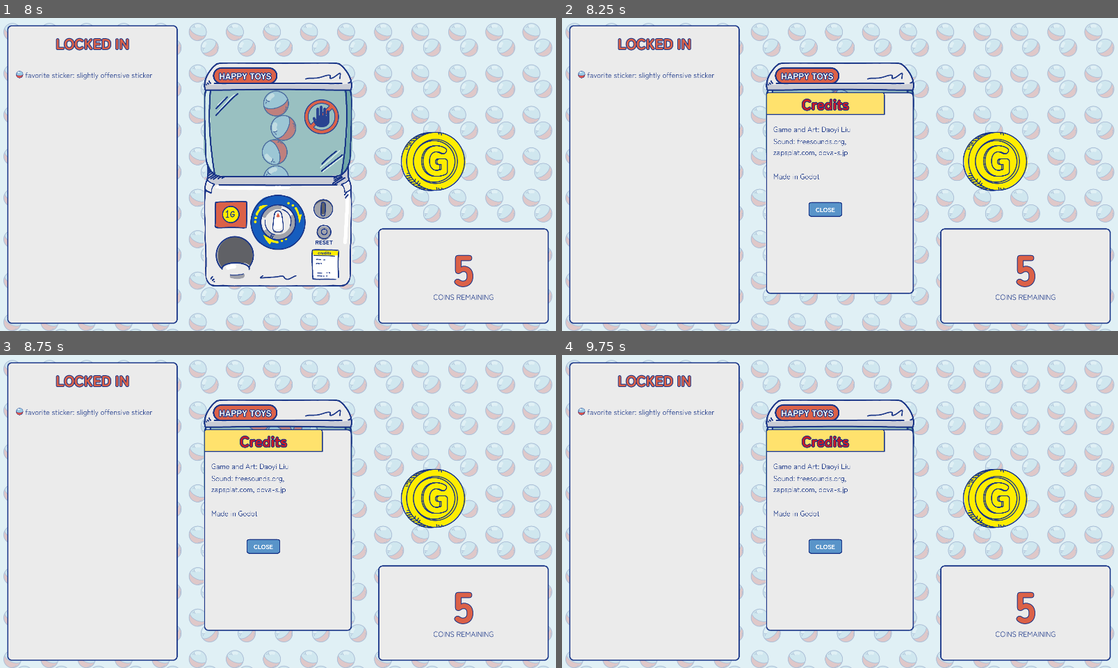
Above: before the commit, frames 1-4 (two rows, left to right).
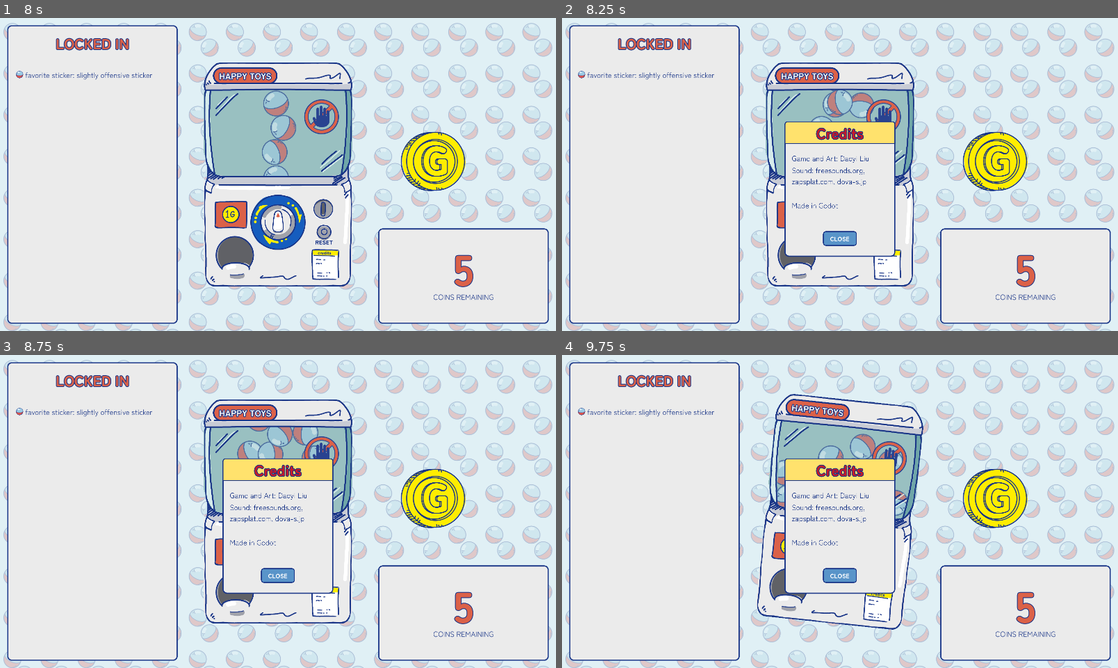
Above: after the commit, the same moments.

Repository: Jelligeth/GachaLife
Game: Godot game, scene res://scenes/main.tscn
Two runs of this game, one before a commit and one after it. Both use one fixed random seed, a clock stepped at 60 frames per second and the inputs below.
Inputs (mouse positions are in pixels of both pictures, inside the frame that each line leads up to):
- Up to frame 1 (8 s): click "BEGIN" at 0.5 s; tap Enter at 1.25 s; move the mouse to (433, 158) at 1.27 s; click (433, 158) at 1.42 s; move the mouse to (233, 255) at 2.02 s; click (233, 255) at 2.17 s; click "LOCK IT IN" at 2.75 s; move the mouse to (333, 105) at 3.52 s; click (333, 105) at 3.67 s; tap Space at 4.25 s; move the mouse to (250, 237) at 4.27 s; click (250, 237) at 4.42 s; move the mouse to (278, 130) at 5.02 s; click (278, 130) at 5.17 s; move the mouse to (278, 221) at 5.77 s; click (278, 221) at 5.92 s; move the mouse to (322, 208) at 6.52 s; click (322, 208) at 6.67 s; move the mouse to (322, 230) at 7.27 s; click (322, 230) at 7.42 s
- Up to frame 2 (8.25 s): move the mouse to (884, 265) at 8.02 s; click (884, 265) at 8.17 s
- Up to frame 3 (8.75 s): no input
- Up to frame 4 (9.75 s): move the mouse to (728, 527) at 8.77 s; click (728, 527) at 8.92 s; move the mouse to (895, 442) at 9.52 s; click (895, 442) at 9.67 s

Frame 1 is identical in both runs. In frame 2, 7.5% of the frame differs, in the area x 36-64%, y 23-89%; in frame 3, 7.5%; in frame 4, 9.8%, in the area x 35-65%, y 12-89%.

Commit message:
fixes typo

Diff:
--- a/scenes/UI.tscn
+++ b/scenes/UI.tscn
@@ -108,19 +108,21 @@
 [node name="Credits" type="MarginContainer" parent="Theme/Game/HBoxContainer"]
 layout_mode = 2
 size_flags_horizontal = 3
-theme_override_constants/margin_left = 128
-theme_override_constants/margin_top = 512
-theme_override_constants/margin_right = 128
-theme_override_constants/margin_bottom = 256
+theme_override_constants/margin_left = 256
+theme_override_constants/margin_top = 720
+theme_override_constants/margin_right = 256
+theme_override_constants/margin_bottom = 512
 
 [node name="Panel" type="Panel" parent="Theme/Game/HBoxContainer/Credits"]
-visible = false
 layout_mode = 2
 
 [node name="VBoxContainer" type="VBoxContainer" parent="Theme/Game/HBoxContainer/Credits/Panel"]
-layout_mode = 2
-offset_right = 821.0
-offset_bottom = 1032.0
+layout_mode = 1
+anchors_preset = 15
+anchor_right = 1.0
+anchor_bottom = 1.0
+grow_horizontal = 2
+grow_vertical = 2
 
 [node name="PanelContainer" type="PanelContainer" parent="Theme/Game/HBoxContainer/Credits/Panel/VBoxContainer"]
 layout_mode = 2
@@ -209,6 +211,7 @@
 horizontal_alignment = 1
 
 [node name="RewardScreen" type="PanelContainer" parent="Theme"]
+visible = false
 layout_mode = 1
 anchors_preset = 15
 anchor_right = 1.0
@@ -339,6 +342,7 @@
 volume_db = 10.0
 
 [node name="EndScreen" type="PanelContainer" parent="Theme"]
+visible = false
 z_index = 2
 clip_contents = true
 layout_mode = 1
@@ -383,6 +387,7 @@
 volume_db = 20.0
 
 [node name="StartScreen" type="PanelContainer" parent="Theme"]
+visible = false
 z_index = 2
 clip_contents = true
 layout_mode = 1
--- a/scripts/gacha_list.json
+++ b/scripts/gacha_list.json
@@ -86,7 +86,7 @@
 		"it's better than being single",
 		"it's better being single"]],
 
-	["lifetyle:", "MY DAYS", [
+	["lifestyle:", "MY DAYS", [
 		"bustling dinners, festive gatherings, and warm evenings on the porch",
 		"successful career, bountiful income, and luxury beyond necessity",
 		"another adventure, party until sunrise, swimming in champagne",
Not shown, changed: export_presets.cfg
